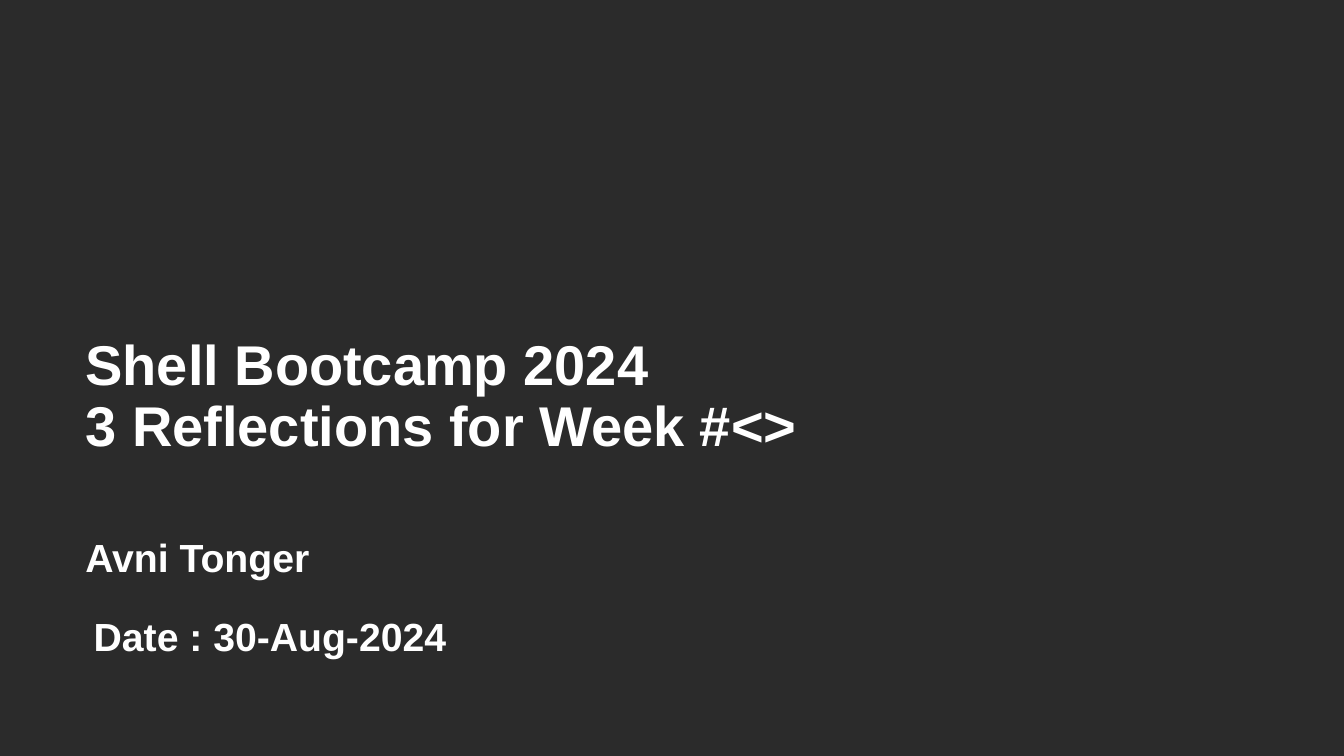
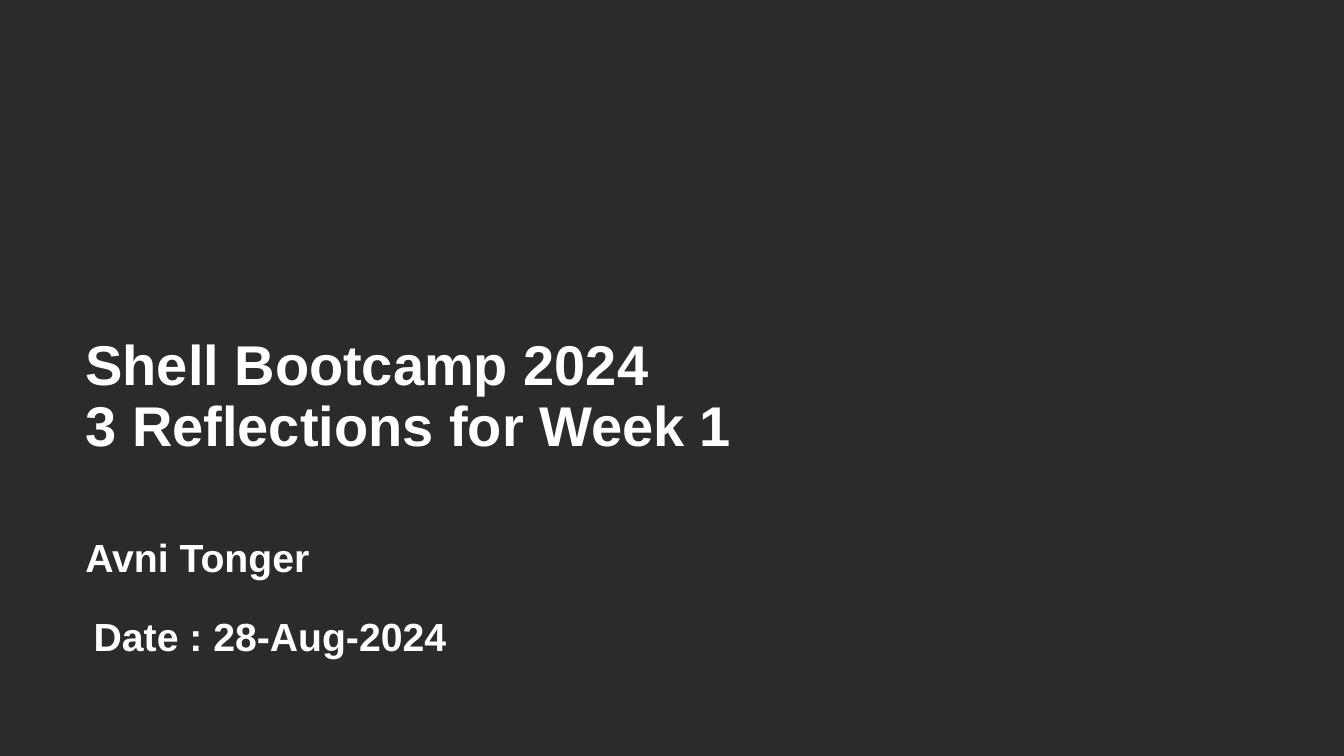
Before and after one commit to cherryycodes/unext, a slide deck: slide 1 of soft skills journey ppt.pptx. Drawn at 1344x756 pixels with LibreOffice and Linux fonts; fonts in the diff are those of the drawing; background and template pictures are left out; a plain dark background stands for a picture behind light text. Boxes give left, top, right and bottom in pixels: in the first picture for what was removed or moved away, otherwise in the second. Text is boxed around its words. In the diff, an @@ line names an element or a change of style, - is before the commit and + after.

```diff
--- a/soft skills journey ppt.pptx
+++ b/soft skills journey ppt.pptx
@@ text at (x1=86, y1=344, x2=731, y2=447): text changed @@
-Shell Bootcamp 2024
-3 Reflections for Week #<>
+Shell Bootcamp 2024
+3 Reflections for Week 1
@@ text at (x1=94, y1=623, x2=446, y2=659): text changed @@
-Date : 30-Aug-2024
+Date : 28-Aug-2024
```
Also in this commit, not shown: 7 other slides changed, 7 slides removed, 1 other file.
